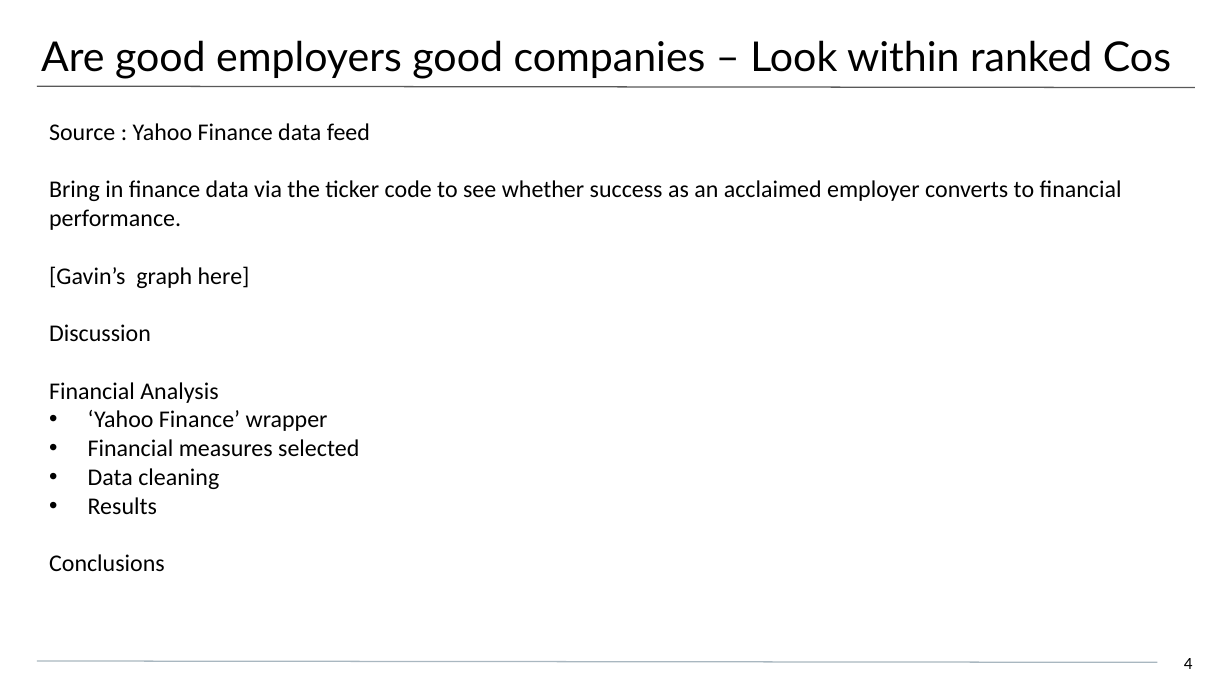
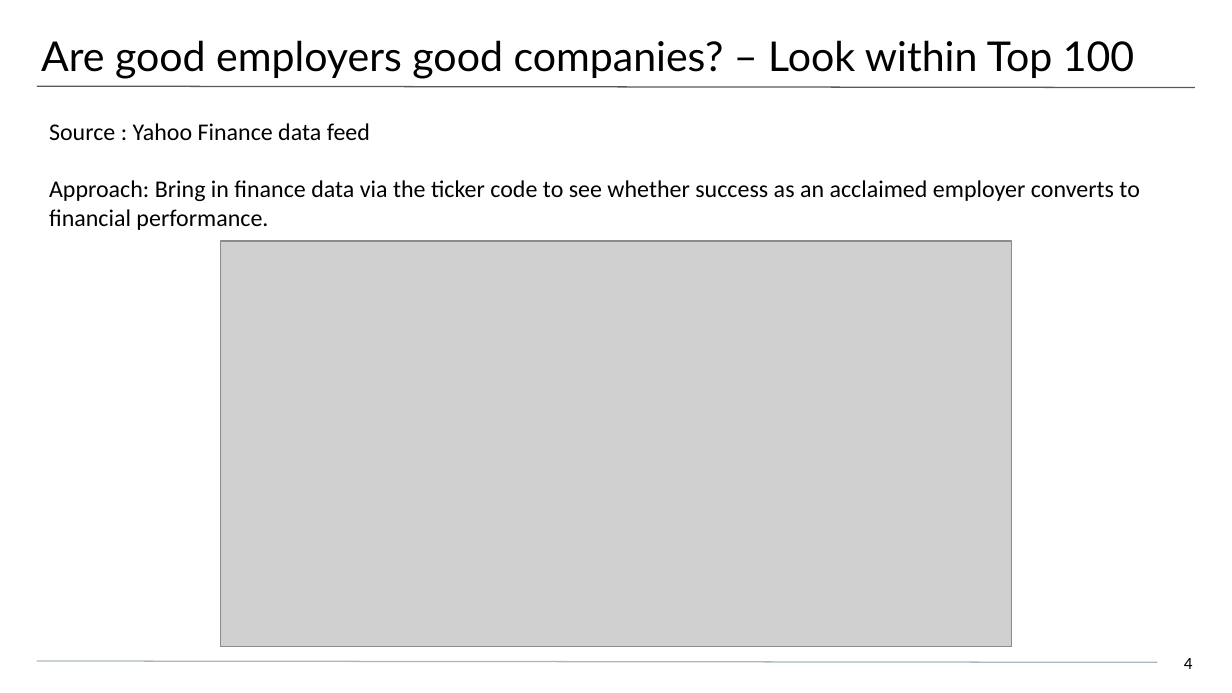
Before and after one commit to timonx11/Project-1-Demonstrasion-Group6, a slide deck: slide 4 of Presentation3.pptx. Drawn at 1232x693 pixels with LibreOffice and Linux fonts; fonts in the diff are those of the drawing; grey boxes stand for pictures. Boxes give left, top, right and bottom in pixels: in the first picture for what was removed or moved away, otherwise in the second. Text is boxed around its words. In the diff, an @@ line names an element or a change of style, - is before the commit and + after.

```diff
--- a/Presentation3.pptx
+++ b/Presentation3.pptx
@@ title at (41,40,1134,79): text changed @@
-Are good employers good companies – Look within ranked Cos
+Are good employers good companies? – Look within Top 100
@@ text at (49,180,1139,230): text changed @@
-Bring in finance data via the ticker code to see whether success as an acclaimed employer converts to financial performance.
-[Gavin’s graph here]
-Discussion
-Financial Analysis
-• ‘Yahoo Finance’ wrapper
-• Financial measures selected
-• Data cleaning
-• Results
-Conclusions
+Approach: Bring in finance data via the ticker code to see whether success as an acclaimed employer converts to financial performance.
@@ picture added at (221,241,1011,647) @@
```
Also in this commit, not shown: 1 other slide changed, 1 slide added, 1 other file.
